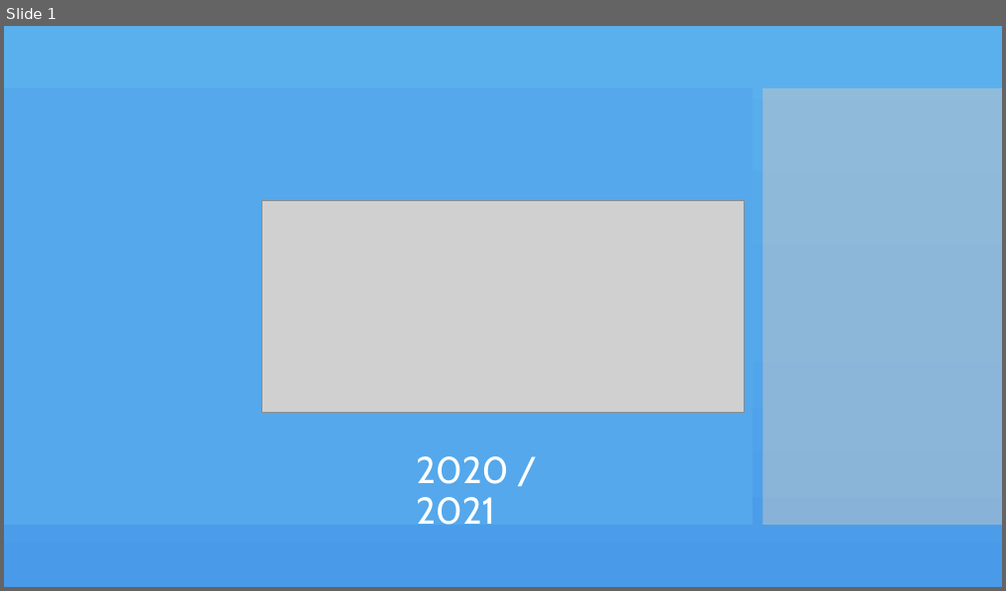
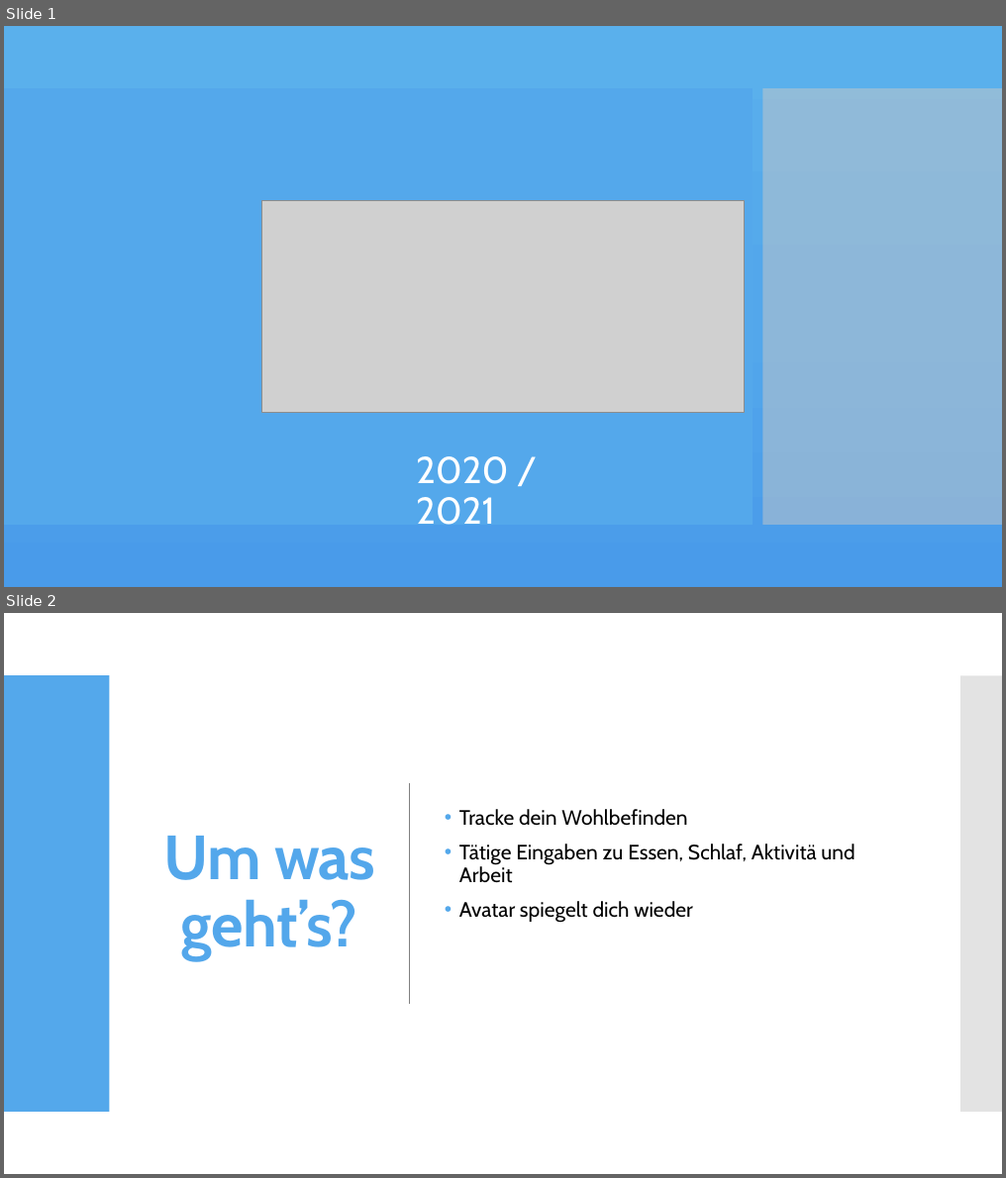
Before and after one commit to MoBoldi/VitaChi, a slide deck: powerpoint/VitaChi_Präs.pptx. Shown one above the other, each under a label of ours: slide 1 before the commit, slides 1 and 2 after it. The pictures are 1006x591 and 1006x1178 pixels, drawn with LibreOffice and Linux fonts; fonts in the diff are those of the drawing; grey boxes stand for pictures; background and template pictures are left out. Boxes give left, top, right and bottom in pixels: in the first picture for what was removed or moved away, otherwise in the second. Text is boxed around its words. In the diff, an @@ line names an element or a change of style, - is before the commit and + after.

```diff
--- a/powerpoint/VitaChi_Präs.pptx
+++ b/powerpoint/VitaChi_Präs.pptx
@@ slide 2 added at bbox=[4, 613, 1002, 1174], background #FFFFFF @@
@@ rectangle added at bbox=[4, 613, 1002, 1174], fill #FFFFFF @@
@@ rectangle added at bbox=[4, 675, 286, 1112], fill #54A8EB @@
@@ rectangle added at bbox=[4, 675, 110, 1112], fill #54A8EB @@
@@ rectangle added at bbox=[960, 676, 1002, 1112], fill #C8C8C8 at 50% opacity @@
@@ rectangle added at bbox=[971, 675, 1002, 1112], fill #C8C8C8 at 50% opacity @@
@@ line added from (409, 783) to (409, 1004), #808080 1 pt @@
@@ text added at bbox=[459, 809, 854, 923], 20 pt, text #000000 @@
+• Tracke dein Wohlbefinden
+• Tätige Eingaben zu Essen, Schlaf, Aktivitä und Arbeit
+• Avatar spiegelt dich wieder
@@ title added at bbox=[164, 836, 375, 961], 60 pt, text #53A7EB, bold @@
+Um was geht’s?
```
Also in this commit, not shown: 2 slides changed, 4 other slides added.
